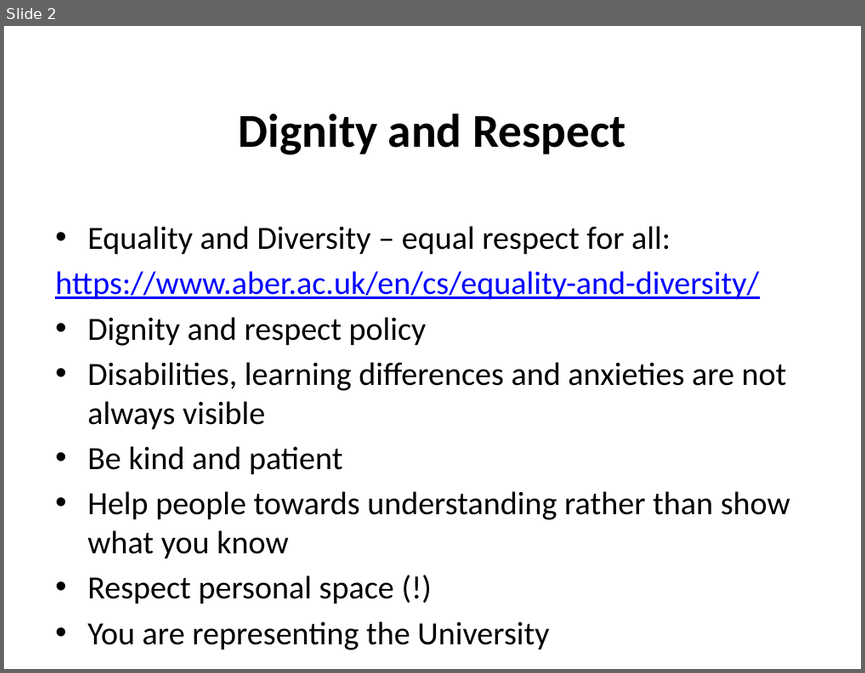
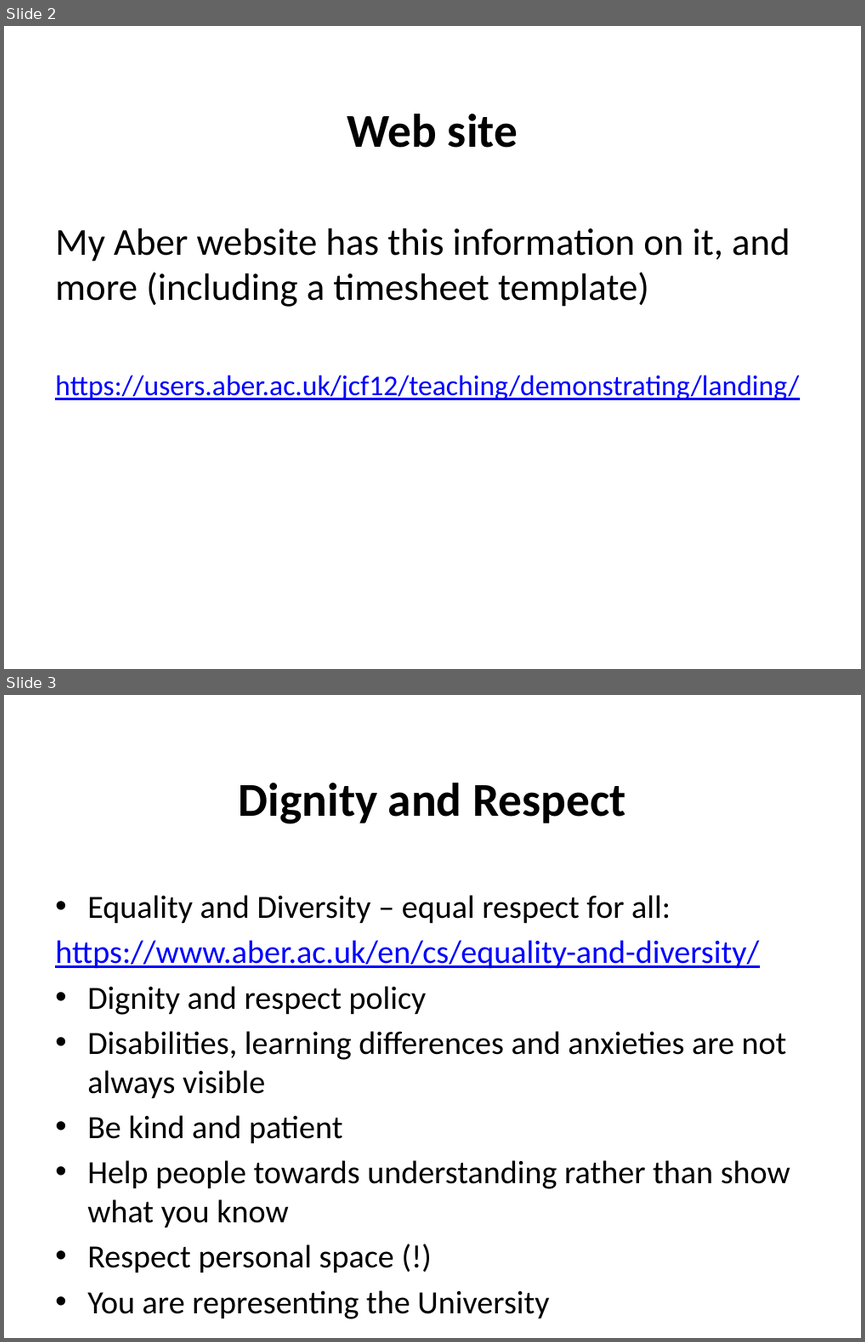
Before and after one commit to jimfinnis/jcf12, a slide deck: static/downloads/dem.pptx. Shown one above the other, each under a label of ours: slide 2 before the commit, slides 2 and 3 after it. The pictures are 865x673 and 865x1342 pixels, drawn with LibreOffice and Linux fonts; fonts in the diff are those of the drawing; background and template pictures are left out. Boxes give left, top, right and bottom in pixels: in the first picture for what was removed or moved away, otherwise in the second. Text is boxed around its words. In the diff, an @@ line names an element or a change of style, - is before the commit and + after.

```diff
--- a/static/downloads/dem.pptx
+++ b/static/downloads/dem.pptx
@@ slide 2 added at [4, 26, 861, 669], background picture (left out) @@
@@ title added at [347, 114, 517, 148], 39.6 pt, text #000000, bold @@
+Web site
@@ text added at [55, 228, 799, 400], 32 pt, text #000000 @@
+My Aber website has this information on it, and more (including a timesheet template)
+https://users.aber.ac.uk/jcf12/teaching/demonstrating/landing/
@@ what was slide 2 is now slide 3 @@
```
Also in this commit, not shown: 1 slide changed, 1 other slide added, 1 slide removed, 4 other files.
